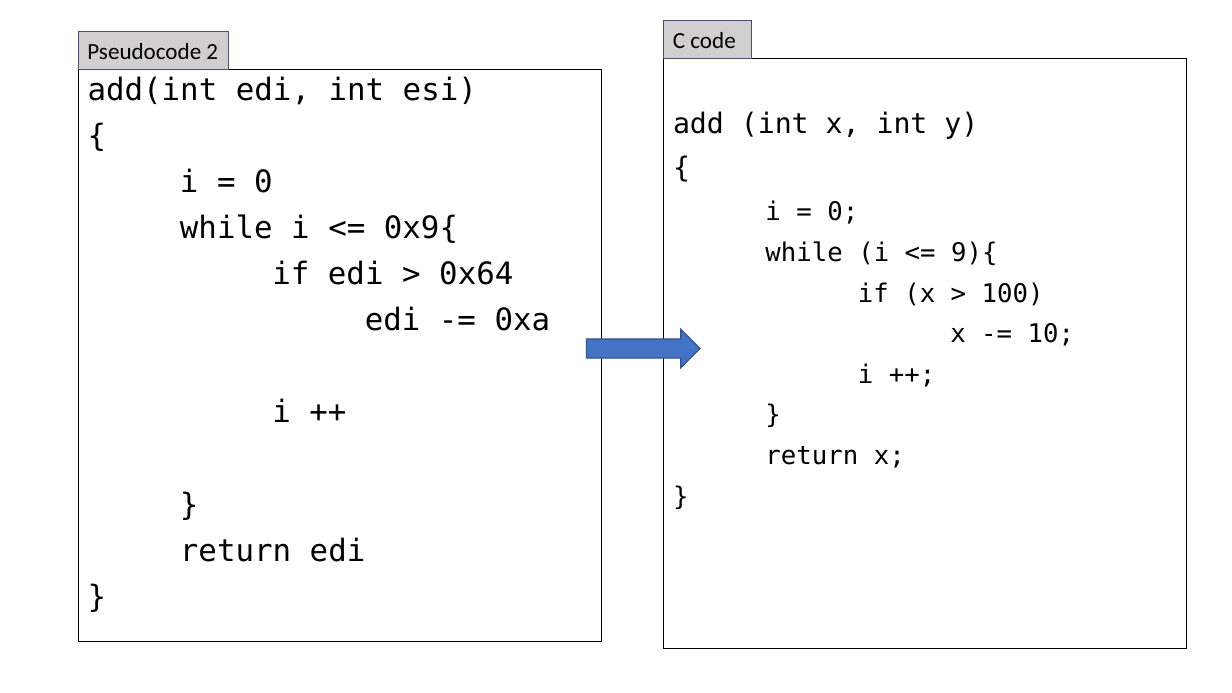
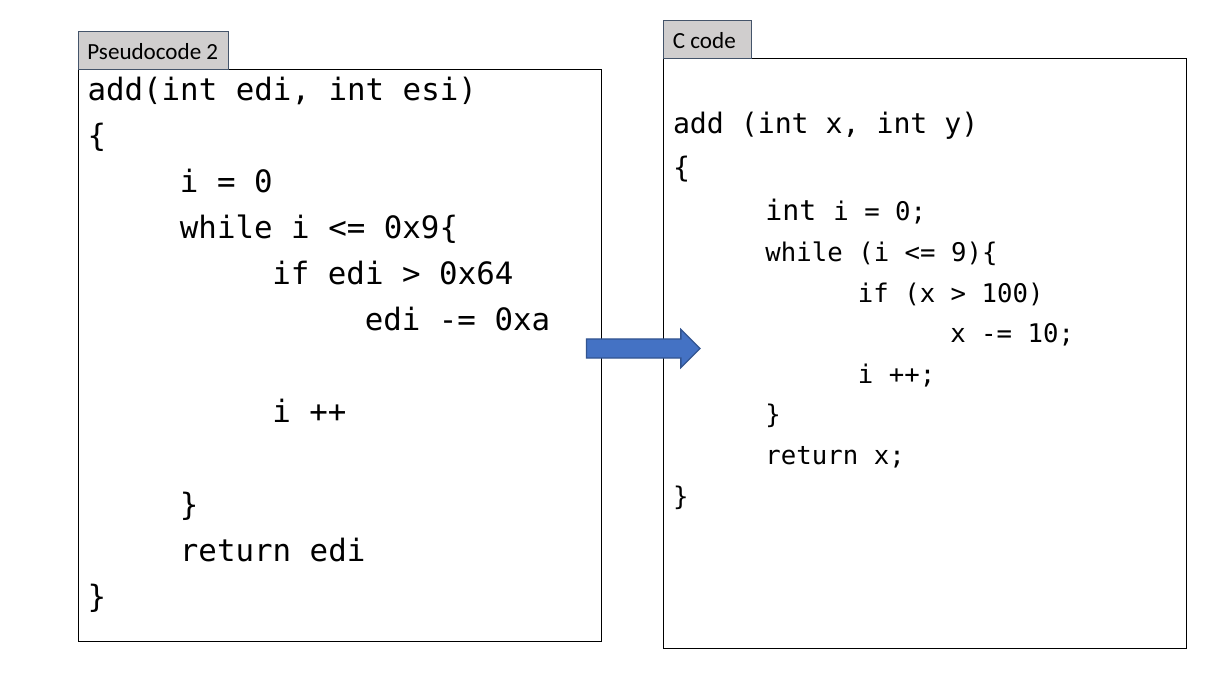
Before and after one commit to ded59/CS449, a slide deck: slide 26 of Recitation6.pptx. Drawn at 1232x693 pixels with LibreOffice and Linux fonts; fonts in the diff are those of the drawing. Boxes give left, top, right and bottom in pixels: in the first picture for what was removed or moved away, otherwise in the second. Text is boxed around its words. In the diff, an @@ line names an element or a change of style, - is before the commit and + after.

```diff
--- a/Recitation6.pptx
+++ b/Recitation6.pptx
@@ text in rectangle at box(765, 198, 926, 224): text changed @@
-i = 0;
+int i = 0;
```
Also in this commit, not shown: 1 other slide changed, 1 other file.
